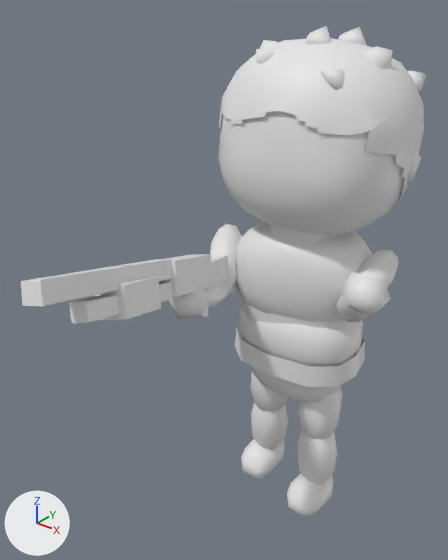
A saved change to the glTF model models/ally_shotgun.glb.
The view is the same before and after, from a 50 mm lens placed at (0.876, -1.464, 1.598), pointed at (-0.064, -0.289, 0.87). Arrows for +X, +Y and +Z are at lower left; the lights stay in place. The first picture is the older version. Both versions are drawn at frame 8 of the action 'reload'; the numbers are the values there.

The first picture shows 'acc.shotgun.38', 'acc.shotgun.39', 'acc.shotgun.40', 'acc.shotgun.41', 'chest.red.12', 'hand_L.human_skin.18', 'head.hair.25', 'head.human_skin.22', 'lower_leg_L.denim.1', 'spine.red.13', 'spine.red.14', 'upper_leg_L.denim.0' and 22 more.
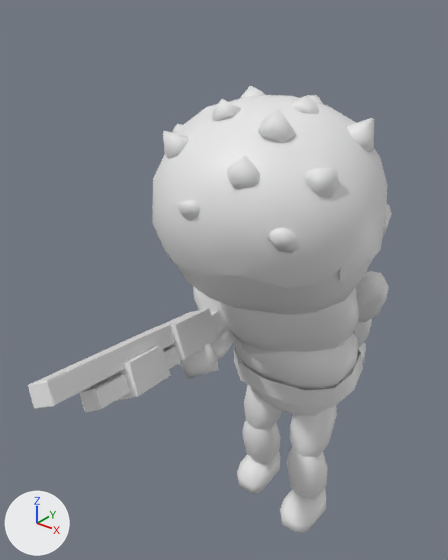
Not drawn themselves, but carrying or shaping drawn objects: ob_root, ob_spine, ob_chest, ob_head, ob_upper_arm_l, ob_lower_arm_l, ob_upper_arm_r, ob_lower_arm_r, ob_hand_r, ob_upper_leg_l, ob_lower_leg_l, ob_upper_leg_r, ob_lower_leg_r.

Changed parts and their boxes (x1, y1, x2, y2) in the pictures (448 x 560 px):
'head.hair.25', moved, turned
    before: (219, 38, 424, 200)
    after: (152, 95, 387, 289)
'head.human_skin.22', moved, turned
    before: (219, 111, 405, 234)
    after: (170, 254, 373, 315)
'chest.red.12', moved, turned
    before: (236, 221, 372, 323)
    after: (220, 286, 359, 352)
'acc.shotgun.39', moved, turned
    before: (21, 259, 172, 307)
    after: (28, 323, 175, 409)
'spine.red.13', moved, turned
    before: (239, 305, 363, 366)
    after: (235, 333, 358, 390)
'spine.red.14', moved, turned
    before: (235, 325, 365, 387)
    after: (234, 343, 363, 408)
'acc.shotgun.41', moved, turned
    before: (94, 277, 161, 320)
    after: (112, 345, 171, 401)
'acc.shotgun.38', moved, turned
    before: (159, 254, 213, 297)
    after: (160, 308, 217, 361)
'acc.shotgun.40', moved, turned
    before: (69, 282, 172, 323)
    after: (79, 346, 180, 412)
'lower_leg_L.denim.1', moved, turned
    before: (297, 431, 337, 484)
    after: (287, 449, 328, 499)
'upper_leg_L.denim.0', moved, turned
    before: (298, 387, 343, 439)
    after: (290, 405, 337, 458)
'foot_L.leather.2', moved, turned
    before: (287, 473, 333, 516)
    after: (280, 488, 326, 533)
'upper_arm_L.red.16', moved, turned
    before: (340, 249, 399, 298)
    after: (357, 271, 389, 323)
'lower_leg_R.denim.4', moved, turned
    before: (251, 403, 288, 449)
    after: (242, 421, 280, 464)
'hips.denim.6', moved
    before: (250, 365, 341, 403)
    after: (251, 387, 335, 416)
'foot_R.leather.5', moved, turned
    before: (241, 439, 285, 479)
    after: (237, 452, 281, 494)
'hand_R.human_skin.21', moved, turned
    before: (169, 286, 210, 319)
    after: (179, 342, 218, 379)
'hand_L.human_skin.18', moved, turned
    before: (340, 271, 391, 316)
    after: (356, 343, 366, 363)
'upper_arm_R.red.19', moved, turned
    before: (210, 224, 242, 288)
    after: (193, 287, 233, 334)
'upper_leg_R.denim.3', moved, turned
    before: (250, 372, 288, 412)
    after: (244, 385, 282, 430)
'head.hair.31', moved, turned
    before: (365, 46, 393, 69)
    after: (304, 168, 340, 198)
'chest.cloth.8', moved, turned (mostly hidden afterwards)
    before: (243, 299, 354, 331)
    after: (237, 338, 349, 354)
'head.hair.28', moved, turned
    before: (306, 26, 331, 44)
    after: (227, 155, 260, 188)
'head.hair.26', moved, turned
    before: (338, 27, 366, 45)
    after: (258, 108, 296, 143)
'head.hair.36', moved, turned
    before: (321, 68, 345, 90)
    after: (268, 227, 299, 253)
'lower_arm_R.red.20', moved, turned
    before: (205, 280, 229, 308)
    after: (210, 328, 235, 360)
'head.hair.34', moved, turned
    before: (408, 71, 427, 92)
    after: (346, 118, 374, 152)
'lower_arm_L.red.17', moved, turned
    before: (337, 296, 367, 322)
    after: (353, 319, 372, 348)
'acc.shotgun.43', moved, turned
    before: (211, 255, 237, 293)
    after: (211, 311, 237, 342)
'head.hair.30', moved, turned (mostly hidden before)
    before: (259, 40, 277, 50)
    after: (163, 131, 189, 158)
'head.hair.33', moved, turned
    before: (256, 49, 275, 64)
    after: (175, 199, 200, 221)
'chest.red.15', moved, turned (not visible afterwards)
    before: (268, 224, 337, 242)
'head.hair.27', moved, turned (not visible before)
    after: (212, 99, 241, 121)
'head.human_skin.23', moved, turned
    before: (402, 151, 421, 185)
    after: (382, 204, 392, 238)
'head.hair.29', moved, turned (not visible before)
    after: (290, 95, 319, 114)
'head.hair.32', moved, turned (not visible before)
    after: (240, 86, 266, 99)
'acc.shotgun.42', moved, turned (mostly hidden)
    before: (200, 306, 208, 317)
    after: (211, 360, 219, 372)
'head.hair.37', moved, turned (not visible before)
    after: (309, 95, 323, 104)
'head.hair.35', moved, turned (not visible before)
    after: (172, 124, 183, 133)
'spine.cloth.11', moved, turned (not visible before)
    after: (242, 362, 354, 376)

Patch to the scene script:
```diff
--- a/models/ally_shotgun.glb.py
+++ b/models/ally_shotgun.glb.py
@@ ob_root @@
 ob_root.parent = ob_rig
-ob_root.location = (0.0, 0.01, 0.0)
+ob_root.location = (0.0, 0.0, -0.05)
@@ ob_spine @@
 ob_spine.location = (0.0, 0.0, 0.1)
-ob_spine.rotation_euler = (0.0349, 0.0, 0.0698)  # degrees (2, 0, 4)
+ob_spine.rotation_euler = (0.244, 0.0, 0.0698)  # degrees (14, 0, 4)
@@ ob_chest @@
 ob_chest.location = (0.0, 0.0, 0.15)
-ob_chest.rotation_euler = (-0.0524, 0.0, 0.175)  # degrees (-3, 0, 10)
+ob_chest.rotation_euler = (0.14, 0.0, 0.384)  # degrees (8, 0, 22)
@@ ob_head @@
 ob_head.location = (0.0, 0.0, 0.03)
-ob_head.rotation_euler = (-0.175, 0.0, -0.14)  # degrees (-10, 0, -8)
+ob_head.rotation_euler = (0.209, 0.0, -0.14)  # degrees (12, 0, -8)
@@ ob_upper_arm_l @@
 ob_upper_arm_l.location = (0.235, 0.0, 0.18)
-ob_upper_arm_l.rotation_euler = (2.304, 0.465, 0.0)  # degrees (132, 27, 0)
+ob_upper_arm_l.rotation_euler = (-2.932, 0.186, 0.0)  # degrees (-168, 11, 0)
@@ ob_lower_arm_l @@
 ob_lower_arm_l.location = (0.0, 0.0, 0.17)
-ob_lower_arm_l.rotation_euler = (-1.466, -0.0275, 0.0)  # degrees (-84, -1.6, 0)
+ob_lower_arm_l.rotation_euler = (-0.14, -0.0275, 0.0)  # degrees (-8, -1.6, 0)
@@ ob_upper_arm_r @@
 ob_upper_arm_r.location = (-0.235, 0.0, 0.18)
-ob_upper_arm_r.rotation_euler = (2.321, -0.186, 0.0)  # degrees (133, -11, 0)
+ob_upper_arm_r.rotation_euler = (2.618, -0.29, 0.0)  # degrees (150, -17, 0)
@@ ob_lower_arm_r @@
 ob_lower_arm_r.location = (0.0, 0.0, 0.17)
-ob_lower_arm_r.rotation_euler = (-0.96, 0.0275, 0.0)  # degrees (-55, 1.6, 0)
+ob_lower_arm_r.rotation_euler = (-1.606, 0.0275, 0.0)  # degrees (-92, 1.6, 0)
@@ ob_hand_r @@
 ob_hand_r.location = (0.0, 0.0, 0.16)
-ob_hand_r.rotation_euler = (-0.0698, 0.0312, 0.0)  # degrees (-4, 1.8, 0)
+ob_hand_r.rotation_euler = (-0.105, 0.0312, 0.0)  # degrees (-6, 1.8, 0)
@@ ob_upper_leg_l @@
 ob_upper_leg_l.location = (0.095, 0.0, 0.0)
-ob_upper_leg_l.rotation_euler = (3.037, -0.0524, 0.0)  # degrees (174, -3, 0)
+ob_upper_leg_l.rotation_euler = (2.723, -0.0524, 0.0)  # degrees (156, -3, 0)
@@ ob_lower_leg_l @@
 ob_lower_leg_l.location = (0.0, 0.0, 0.19)
-ob_lower_leg_l.rotation_euler = (0.105, 0.0, 0.0)  # degrees (6, 0, 0)
+ob_lower_leg_l.rotation_euler = (0.559, 0.0, 0.0)  # degrees (32, 0, 0)
@@ ob_upper_leg_r @@
 ob_upper_leg_r.location = (-0.095, 0.0, 0.0)
-ob_upper_leg_r.rotation_euler = (-3.107, 0.0524, 0.0)  # degrees (-178, 3, 0)
+ob_upper_leg_r.rotation_euler = (2.932, 0.0524, 0.0)  # degrees (168, 3, 0)
@@ ob_lower_leg_r @@
 ob_lower_leg_r.location = (0.0, 0.0, 0.19)
-ob_lower_leg_r.rotation_euler = (0.0698, 0.0, 0.0)  # degrees (4, 0, 0)
+ob_lower_leg_r.rotation_euler = (0.454, 0.0, 0.0)  # degrees (26, 0, 0)
```
